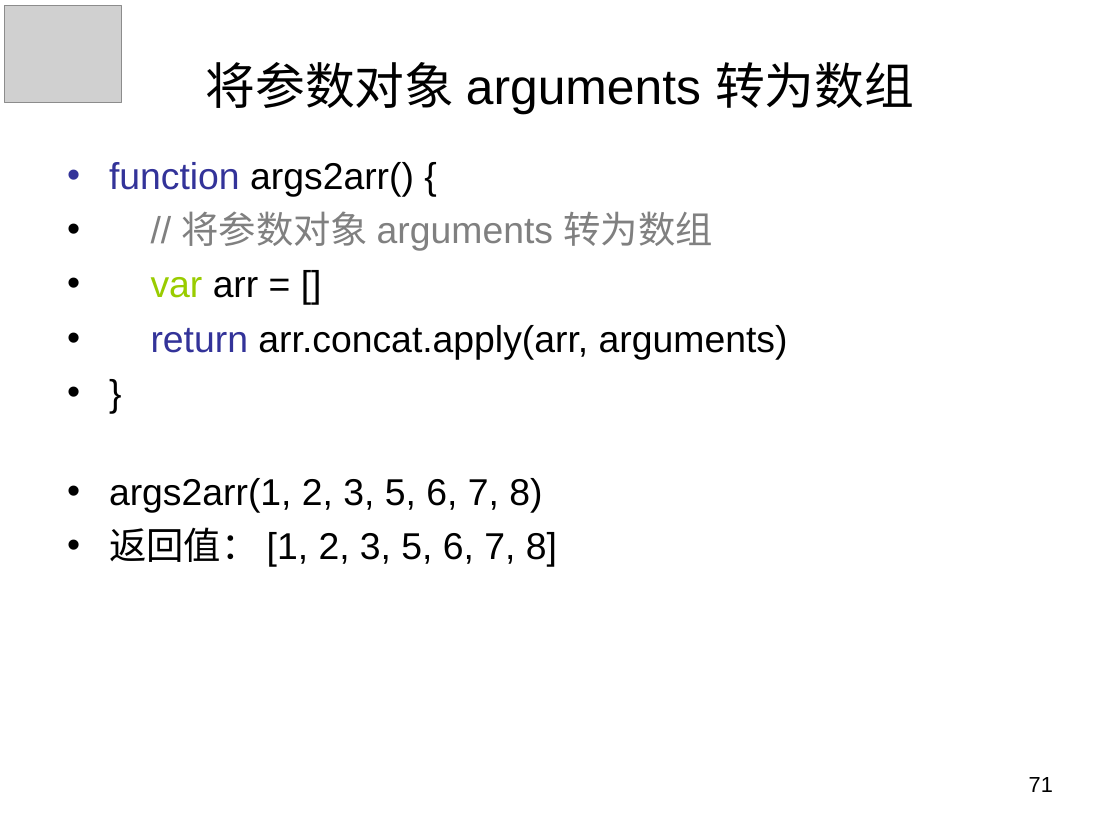
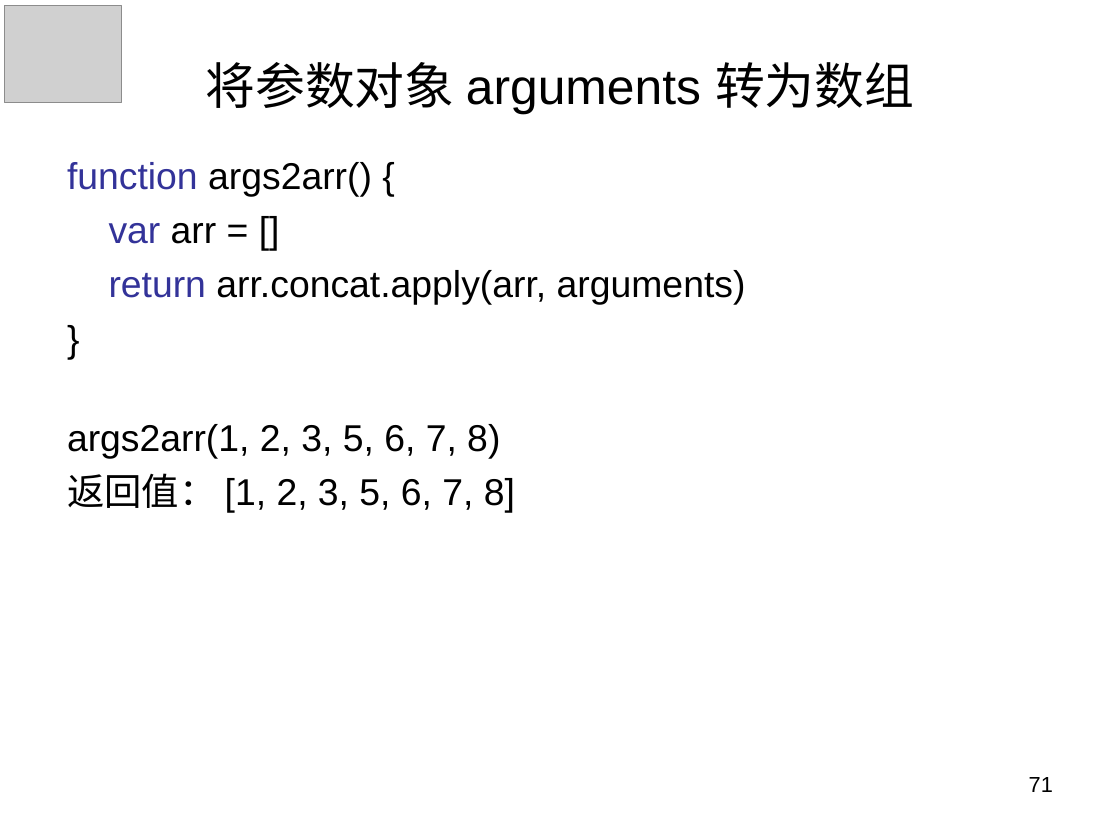
Before and after one commit to panxuepeng/javascript, a slide deck: slide 71 of ppt/1-1（第一天课程）.ppt. Drawn at 1120x840 pixels with LibreOffice and Linux fonts; fonts in the diff are those of the drawing; grey boxes stand for pictures. Boxes give left, top, right and bottom in pixels: in the first picture for what was removed or moved away, otherwise in the second. Text is boxed around its words. In the diff, an @@ line names an element or a change of style, - is before the commit and + after.

```diff
--- a/ppt/1-1（第一天课程）.ppt
+++ b/ppt/1-1（第一天课程）.ppt
@@ text "function args2arr() {" at box(67, 162, 746, 513): text colour #99CC00 to #333399 in "var"; bullet • to none @@
@@ text at box(182, 211, 712, 251): paragraph removed @@
-• // 将参数对象 arguments 转为数组
```
Also in this commit, not shown: 7 other slides changed, 1 slide added, 2 slides removed.
